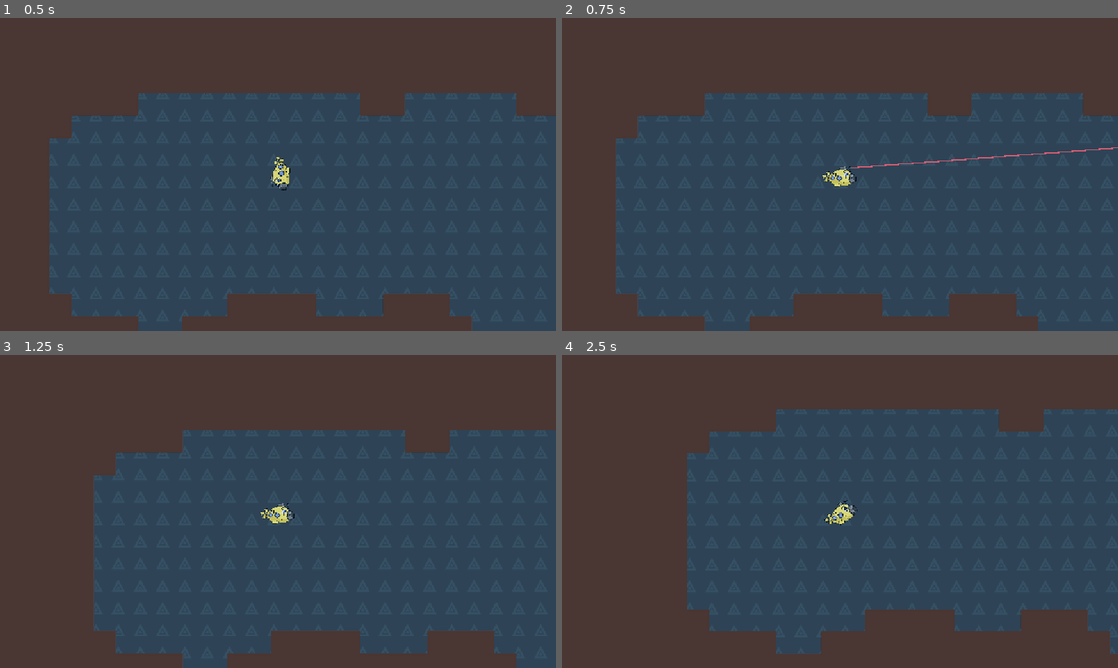
Above: before the commit, frames 1-4 (two rows, left to right).
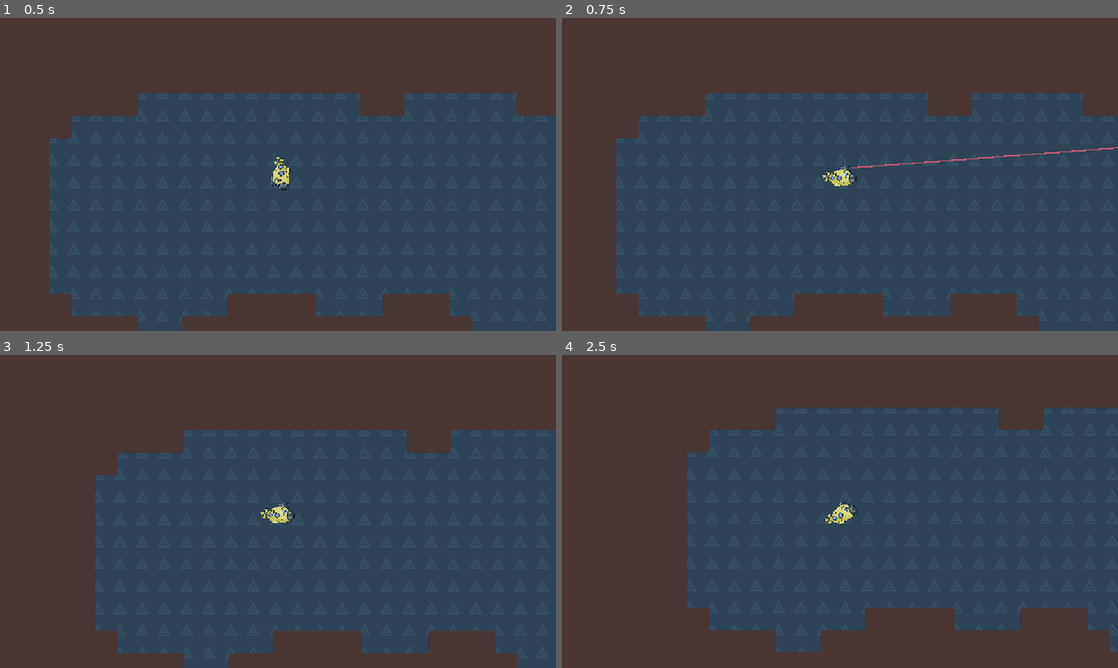
Above: after the commit, the same moments.

Repository: timo-eberl/ld57
Game: Godot game, scene res://world.tscn
Same seed, same stepped clock (60 frames per second), same inputs: the game is played once before the commit and once after it.
Inputs (mouse positions are in pixels of both pictures, inside the frame that each line leads up to):
- Up to frame 1 (0.5 s): no input
- Up to frame 2 (0.75 s): move the mouse to (962, 158) at 0.52 s; hold A (Horizontal_minus) from 0.53 s (still down); click (962, 158) at 0.67 s
- Up to frame 3 (1.25 s): keep holding A (Horizontal_minus)
- Up to frame 4 (2.5 s): move the mouse to (728, 527) at 1.27 s; release A (Horizontal_minus) at 1.28 s; tap D (Horizontal_plus) at 1.35 s; click (728, 527) at 1.42 s; move the mouse to (895, 442) at 2.02 s; hold S (Vertical_minus) from 2.03 s (still down); click (895, 442) at 2.17 s

Frame 1 is identical in both runs. In frame 2, less than 0.1% of the frame differs, in the area x 13-94%, y 24-100%; in frame 3, 0.3%; in frame 4, 0.8%, in the area x 22-100%, y 16-96%.

Commit message:
raycast laser

Diff:
--- a/PlayerSkr.gd
+++ b/PlayerSkr.gd
@@ -18,7 +18,7 @@
 	pass;
 
 
-func _process(delta):
+func _physics_process(delta):
 	movementInput = Vector2.ZERO;
 
 	if Input.is_action_pressed("Horizontal_plus"):
@@ -36,7 +36,6 @@
 	if rocketCooldown > 0:
 		rocketCooldown -= delta;
 
-	laserLine.visible = Input.is_mouse_button_pressed(MOUSE_BUTTON_LEFT);
 
 	var lookPos = get_global_mouse_position();
 	var myPos = self.global_position;
@@ -52,19 +51,29 @@
 		laser.position.x = -abs(laser.position.x) # i wanna cry
 
 	uBootDir = lerp(uBootDir, targetVec, delta * 2.0);
-
-	#targetVec.x = targetVec.x * 2.5
-
 	uBootSprite.look_at(myPos - uBootDir)
 
-	#print(lookPos - myPos);
+	self.apply_force(movementInput * acell);
 
-	self.apply_force(movementInput * acell);
-	#laserLine.set_point_position(0, self.global_position)
-	laserLine.set_point_position(1, laserLine.to_local(get_global_mouse_position()) * 100.0)
+	laserLine.visible = false
+	if Input.is_mouse_button_pressed(MOUSE_BUTTON_LEFT):
+		laserLine.visible = true
 
+		var space_state = get_world_2d().direct_space_state
+		var start := laserLine.global_position
+		var direction := (get_global_mouse_position() - start).normalized()
+		var target := start + direction * 10000.0
+		var query := PhysicsRayQueryParameters2D.create(start, target)
+		var exc := query.exclude # copy it and assign it again, otherwise it doesnt work
+		exc.append(self.get_rid()) # dont collide with self
+		query.exclude = exc
 
-
+		var result : Dictionary = space_state.intersect_ray(query)
+		var hit_position := target # if nothing is hit, a very far away point is used as laser ending point
+		if !result.is_empty():
+			hit_position = result.position # used as endpoint for laser
+			# TODO destroy blocks / enemies
+		laserLine.set_point_position(1, laserLine.to_local(hit_position))
 
 func _integrate_forces(_state: PhysicsDirectBodyState2D):
 	if self.linear_velocity.length() > maxSpeed:
